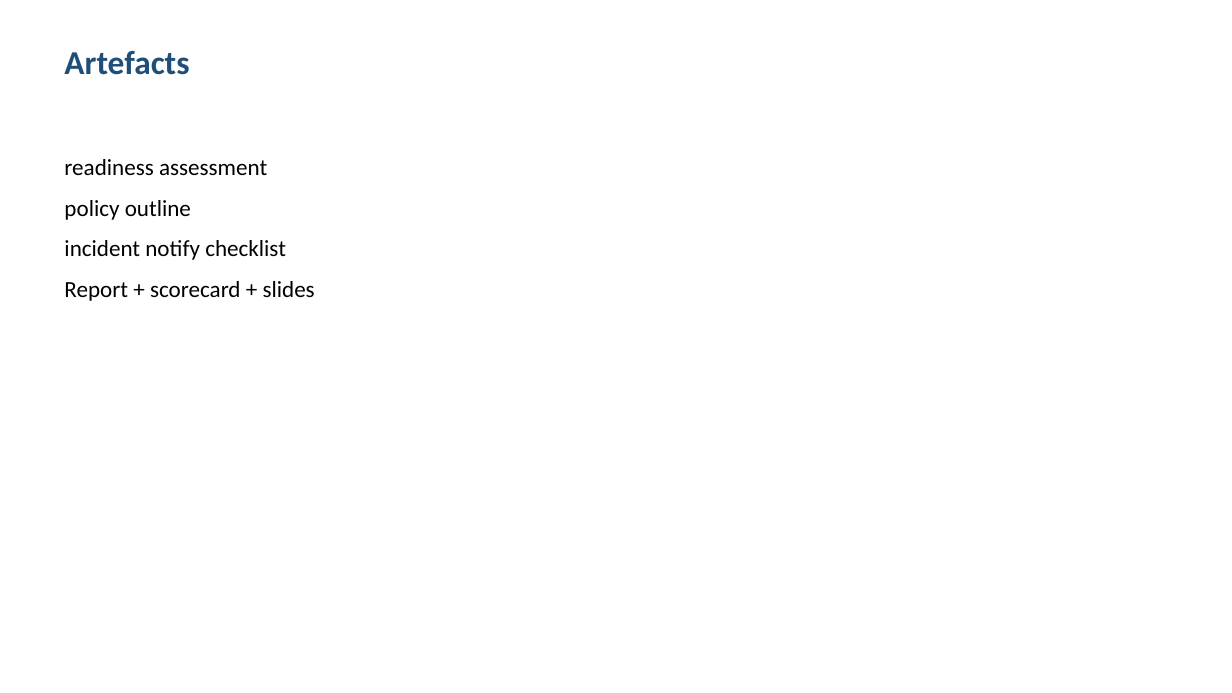
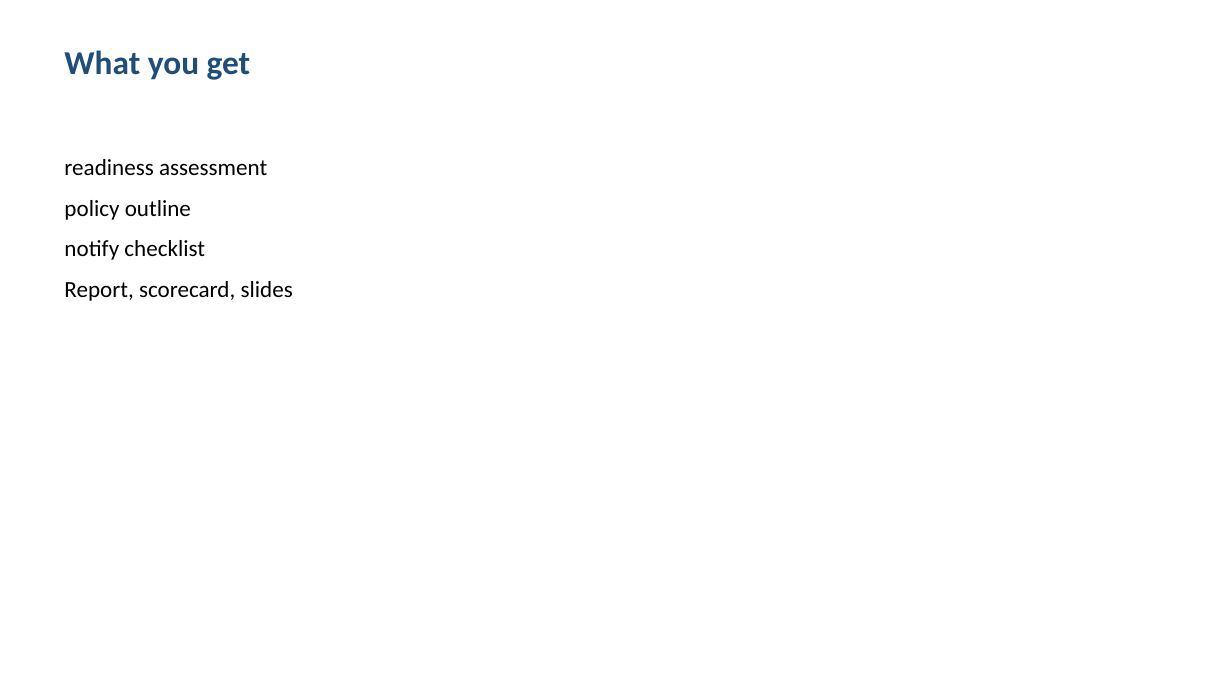
Before and after one commit to shohrabniaz/privacy-act-ndb-readiness, a slide deck: slide 3 of Final_Submission/02_Presentation.pptx. Drawn at 1232x693 pixels with LibreOffice and Linux fonts; fonts in the diff are those of the drawing. Boxes give left, top, right and bottom in pixels: in the first picture for what was removed or moved away, otherwise in the second. Text is boxed around its words. In the diff, an @@ line names an element or a change of style, - is before the commit and + after.

```diff
--- a/Final_Submission/02_Presentation.pptx
+++ b/Final_Submission/02_Presentation.pptx
@@ text at box(64, 50, 251, 80): text changed @@
-Artefacts
+What you get
@@ text at box(64, 240, 293, 301): text changed @@
-incident notify checklist
-Report + scorecard + slides
+notify checklist
+Report, scorecard, slides
```
Also in this commit, not shown: 3 other slides changed, 12 other files.
